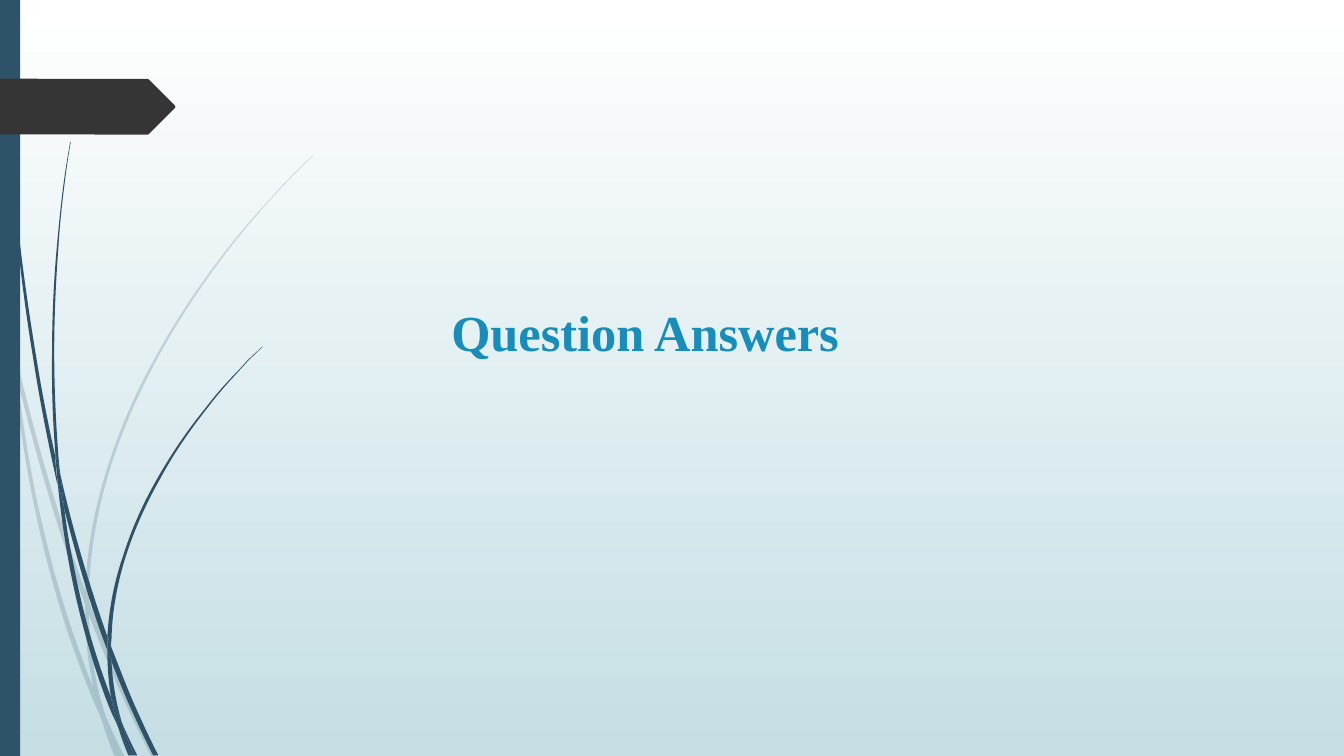
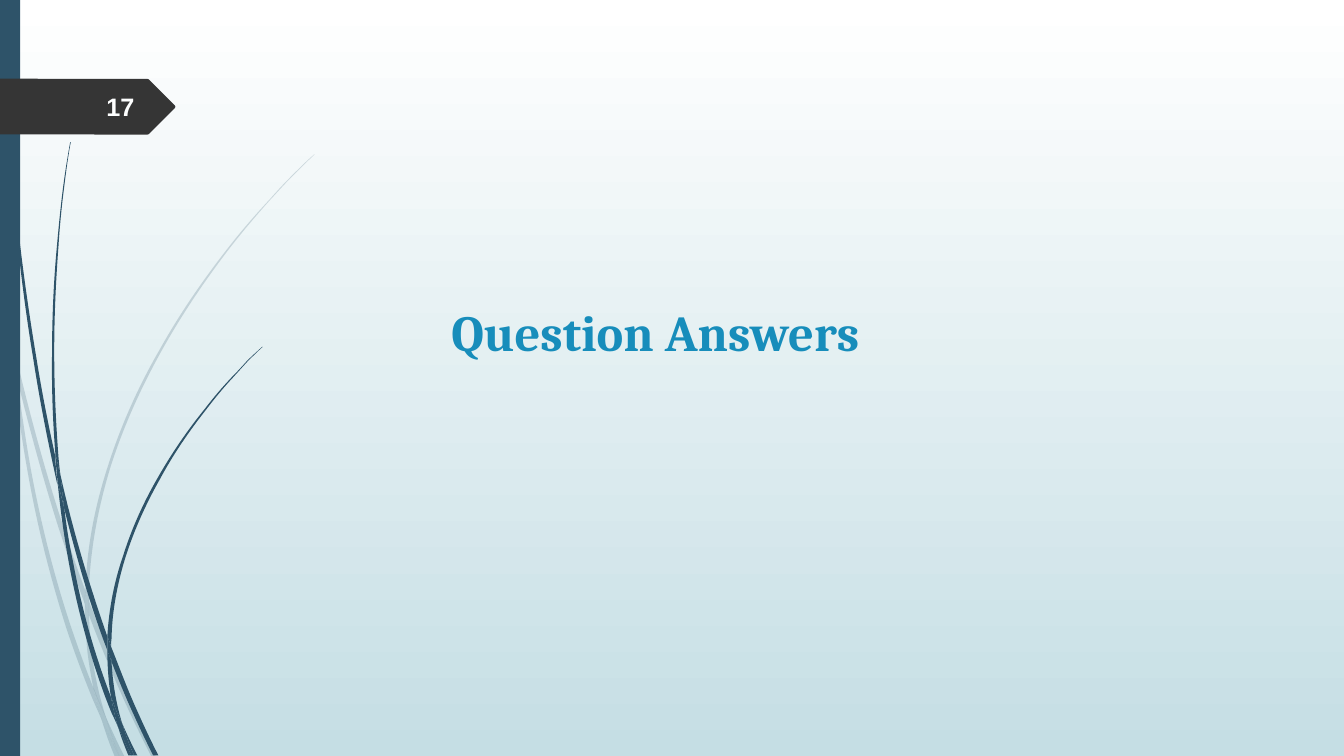
Before and after one commit to rajveeerr/sixth-finger-bci, a slide deck: slide 17 of report/slides/college/Sixth-Finger-BCI-Final-PPT.pptx. Drawn at 1344x756 pixels with LibreOffice and Linux fonts; fonts in the diff are those of the drawing. Boxes give left, top, right and bottom in pixels: in the first picture for what was removed or moved away, otherwise in the second. Text is boxed around its words. In the diff, an @@ line names an element or a change of style, - is before the commit and + after.

```diff
--- a/report/slides/college/Sixth-Finger-BCI-Final-PPT.pptx
+++ b/report/slides/college/Sixth-Finger-BCI-Final-PPT.pptx
@@ page number added at (106, 98, 134, 116), 18 pt, text #FEFFFF, bold @@
+17
@@ title "Question Answers" at (451, 316, 859, 360): font Times New Roman to Cambria @@
```
Also in this commit, not shown: 17 other slides changed, 2 other files.
